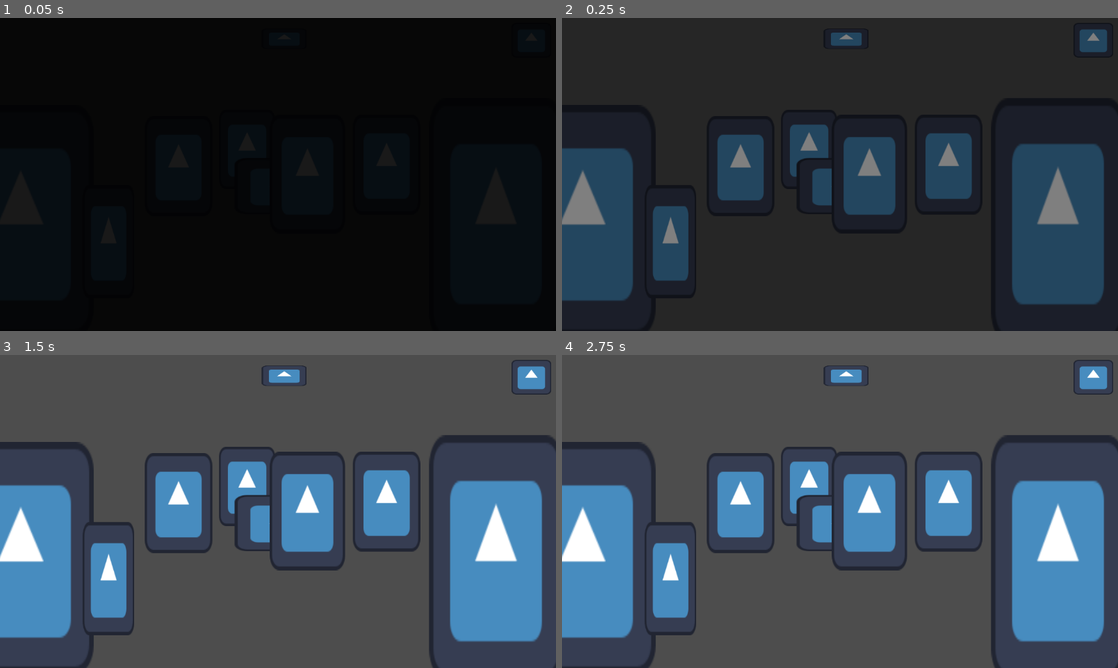
Above: before the commit, frames 1-4 (two rows, left to right).
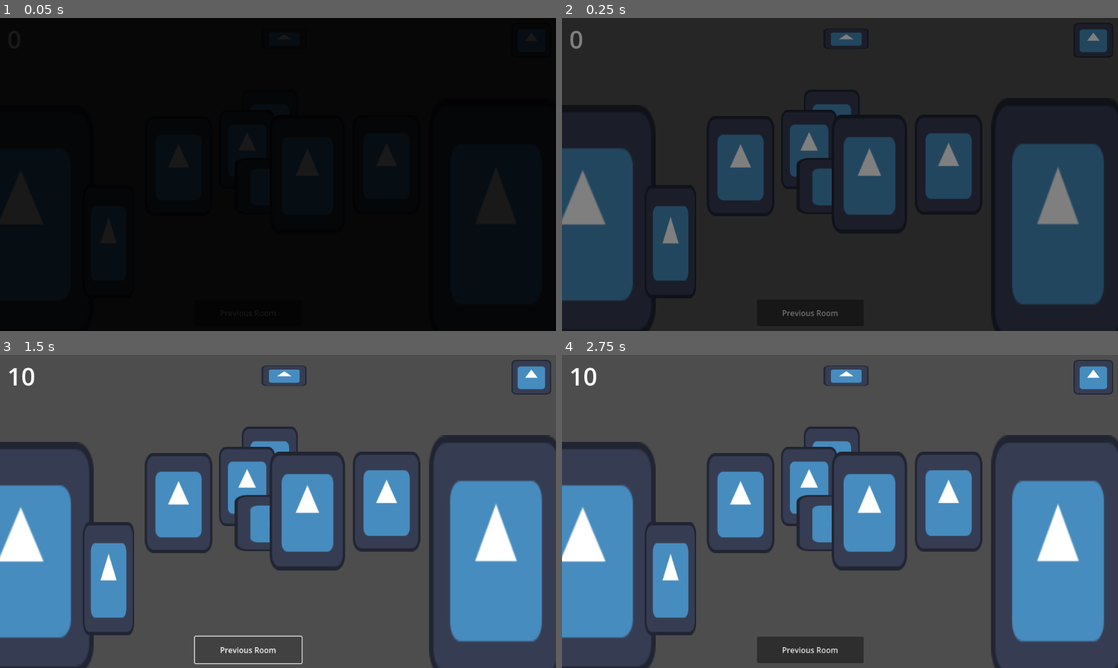
Above: after the commit, the same moments.

Repository: IsaacWalters256/BlackoutNoir
Game: Godot game, scene res://NC/main_main_node.tscn
Same seed, same stepped clock (60 frames per second), same inputs: the game is played once before the commit and once after it. The engine's default icon, where the game draws it, is replaced by a stand-in: a white triangle on a blue panel in a dark square.
Inputs (mouse positions are in pixels of both pictures, inside the frame that each line leads up to):
- Up to frame 1 (0.05 s): no input
- Up to frame 2 (0.25 s): no input
- Up to frame 3 (1.5 s): click (250, 486) at 0.5 s; click (250, 649) at 1.25 s, where only the run after the commit has a clickable "Previous Room"
- Up to frame 4 (2.75 s): click (823, 470) at 2.02 s

The runs differ from the first frame. In frame 2, 0.3% of the frame differs, in the area x 1-52%, y 4-96%; in frame 3, 0.7%; in frame 4, 2.0%, in the area x 1-55%, y 4-99%.

Commit message:
ready for lap

Diff:
--- a/NC/game.gd
+++ b/NC/game.gd
@@ -5,6 +5,7 @@
 var current_item = "none"
 @onready var pauser = get_parent().get_node("Pauser")
 
+var total_moves = []
 var driving_locations = []
 
 var moves = 0
@@ -22,10 +23,13 @@
 		t.tween_property(get_node("Blackout"),"modulate",Color(0,0,0,0),0.5)
 		t.tween_callback(self.new_game.bind(1)).set_delay(0.2)
 	else:
-		moves = 10#for gearing up in office
+		update_moves(10)
 		player_input(true)
 
+
+
 func player_input(now_active):
+	get_node("UI/MovesLabel").text = str(moves)
 	print("switch player input")
 	if now_active:
 		Input.mouse_mode = Input.MOUSE_MODE_VISIBLE
@@ -45,7 +49,7 @@
 func new_move(button_pressed):
 	print("new move")
 	toggle_room_buttons(false)
-	moves = moves - 1
+	update_moves(-1)
 	#if button id is enemy left
 	#what is that enemy? is it a friendly npc that hazel talks with?
 	#does he go up and punch that enemy or use his item?
@@ -64,6 +68,11 @@
 		#else:
 		#	to_driving()
 
+func update_moves(adding_amount):
+	moves = moves + adding_amount
+	get_node("UI/MovesLabel").text = "Adrenaline: " + str(moves)
+
+
 func enemy_turn():
 	print("enemy turn")
 	pass
@@ -79,13 +88,13 @@
 	else:
 		pass
 
-func player_death(t_state=0):
-	print("death")
-	if t_state == 0:
-		var t = pauser.get_tween(self)
-		t.tween_callback(self.new_game.bind(1)).set_delay(0.2)
-	else:
-		end_game()
+#func player_death(t_state=0):
+	#print("death")
+	#if t_state == 0:
+		#var t = pauser.get_tween(self)
+		#t.tween_callback(self.new_game.bind(1)).set_delay(0.2)
+	#else:
+		#end_game()
 
 func player_no_clues(t_state=0):
 	print("no clues")
@@ -102,3 +111,26 @@
 		t.tween_callback(self.new_game.bind(1)).set_delay(0.2)
 	else:
 		pass
+
+
+var enemies = {
+	"bruiser": {#for the stats and stuff
+
+	}
+}
+
+var items = {
+
+}
+
+#this is also clues basically, kind of just cutscenes and sprites for the driving part?knows the subrooms
+#have a been here value so the game doens't hand out the location a second time
+var locations = {
+
+}
+
+var rooms = {
+	"HazelOffice": {
+		"BackButton": []#pick random from this array
+	}
+}
--- a/NC/game.tscn
+++ b/NC/game.tscn
@@ -13,6 +13,17 @@
 [node name="WallObjects" type="Parallax2D" parent="."]
 
 [node name="BackEnemy" type="Parallax2D" parent="."]
+
+[node name="NextRoomButton" type="TextureButton" parent="BackEnemy"]
+offset_left = 491.0
+offset_top = 159.0
+offset_right = 605.0
+offset_bottom = 318.0
+
+[node name="NextRoomSprite" type="Sprite2D" parent="BackEnemy"]
+position = Vector2(560, 230)
+scale = Vector2(0.909424, 1.28272)
+texture = ExtResource("2_7g0f2")
 
 [node name="BackSprite" type="Sprite2D" parent="BackEnemy"]
 position = Vector2(513, 272.094)
@@ -175,6 +186,21 @@
 scale = Vector2(0.645508, 0.560547)
 texture = ExtResource("2_7g0f2")
 
+[node name="MovesLabel" type="Label" parent="UI"]
+offset_left = 16.0
+offset_top = 8.0
+offset_right = 89.0
+offset_bottom = 78.0
+theme_override_font_sizes/font_size = 51
+text = "32"
+
+[node name="PreviousRoomButton" type="Button" parent="UI"]
+offset_left = 405.0
+offset_top = 583.0
+offset_right = 626.0
+offset_bottom = 638.0
+text = "Previous Room"
+
 [node name="Blackout" type="Sprite2D" parent="."]
 visible = false
 modulate = Color(0, 0, 0, 1)
